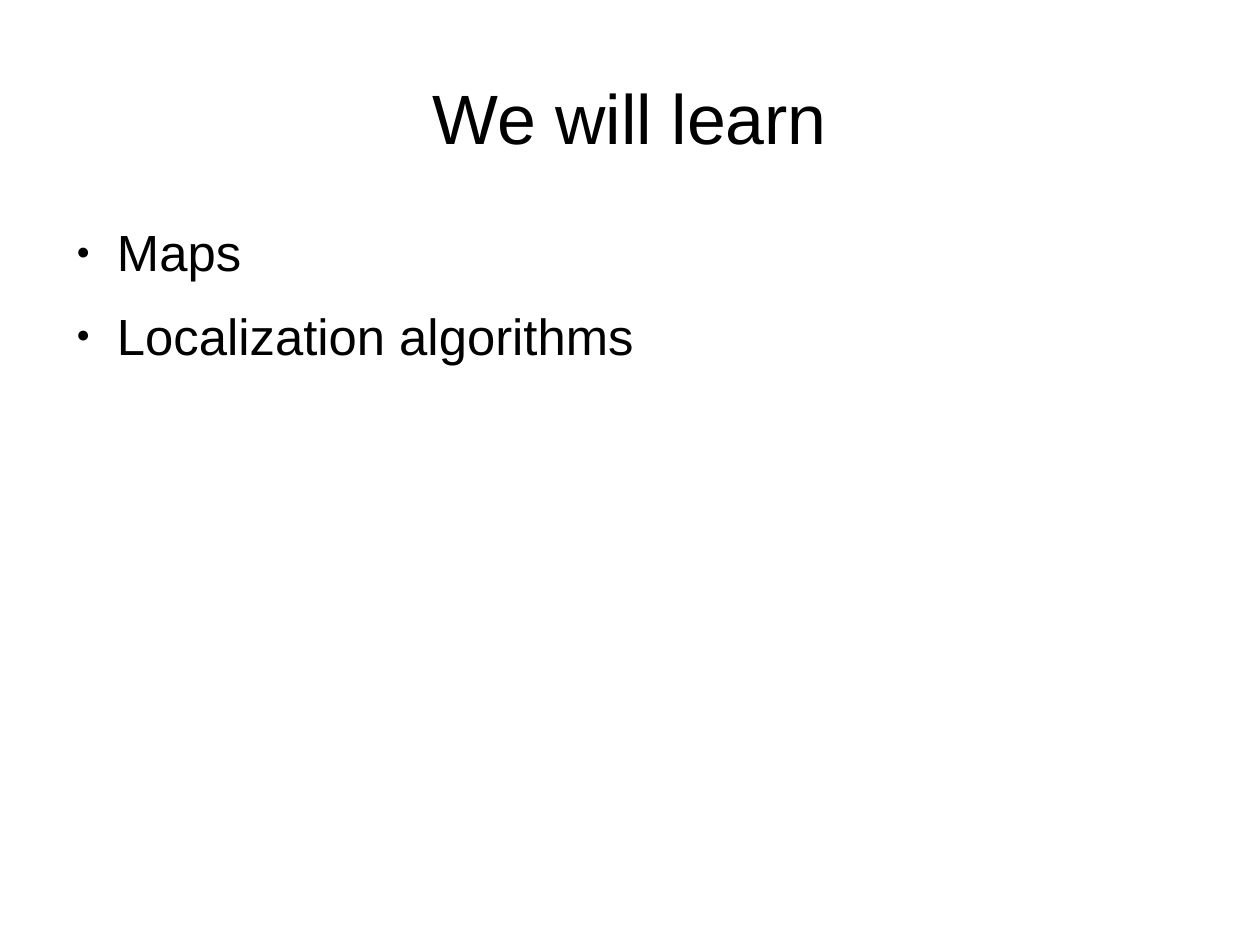
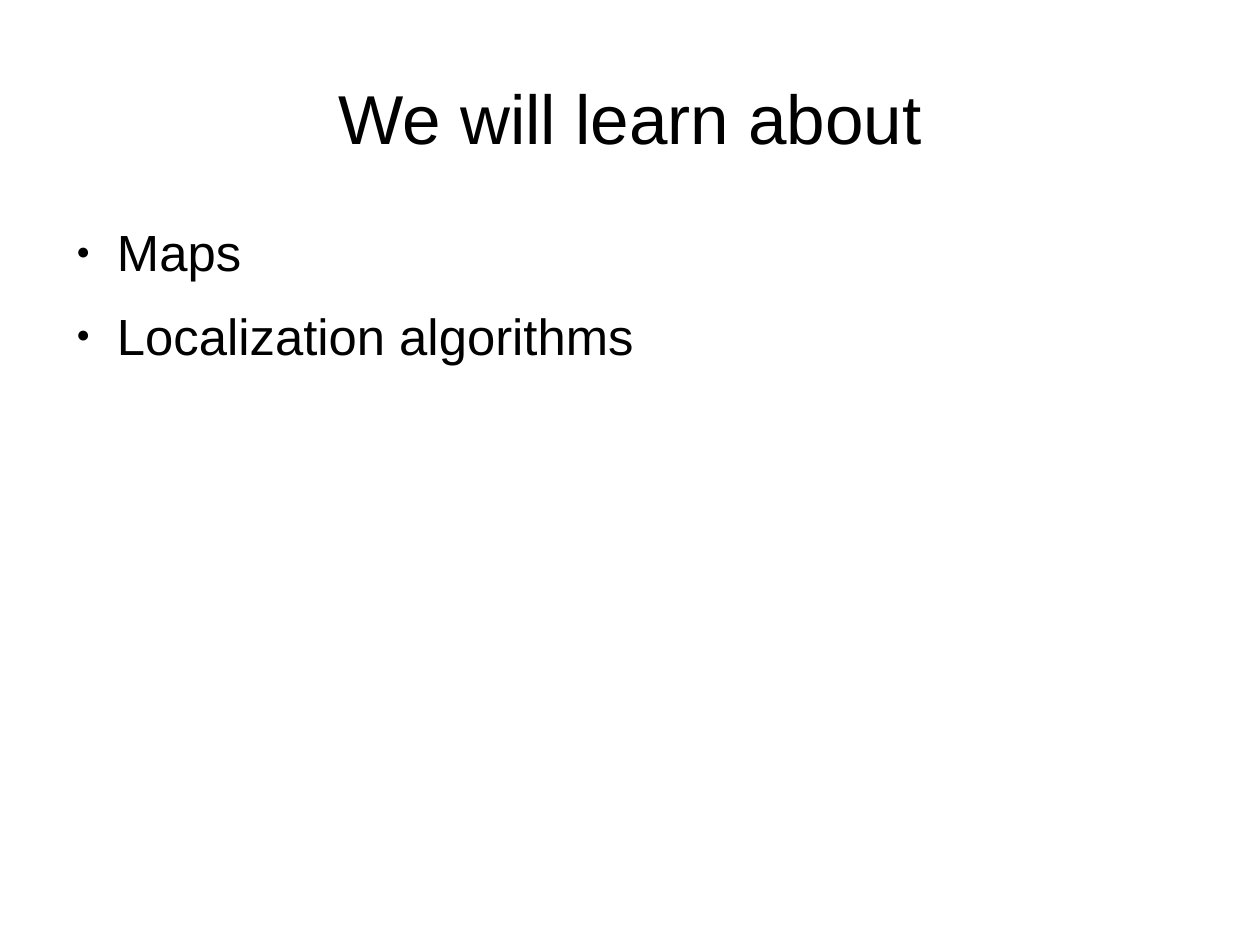
Before and after one commit to peterborkuti/english, a slide deck: slide 8 of robotlocalization/robotlocalization_02.odp. Drawn at 1260x945 pixels with LibreOffice and Linux fonts; fonts in the diff are those of the drawing. Boxes give left, top, right and bottom in pixels: in the first picture for what was removed or moved away, otherwise in the second. Text is boxed around its words. In the diff, an @@ line names an element or a change of style, - is before the commit and + after.

```diff
--- a/robotlocalization/robotlocalization_02.odp
+++ b/robotlocalization/robotlocalization_02.odp
@@ title at (338,94,921,145): text changed; size 44 to 43.6 pt @@
-We will learn
+We will learn about
```
Also in this commit, not shown: 39 other slides changed, 1 other file.
